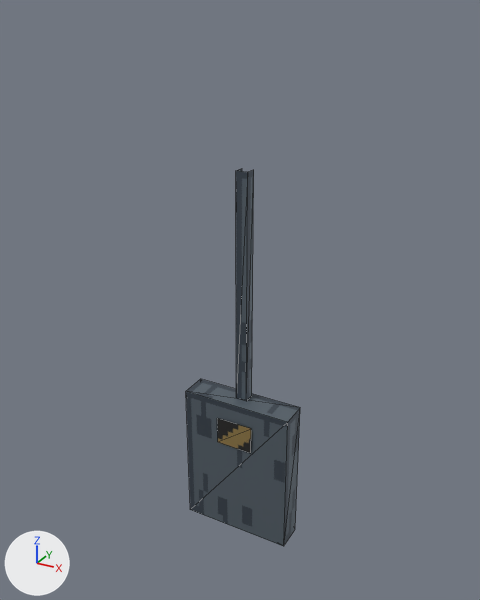
The glTF model game/assets/models/electrical_panel.glb: old version first, new version second.
One viewpoint serves both versions: a 50 mm camera at (1.43, -2.7, 3.67) aimed at (-0.02, -0.07, 2.36). Lighting does not change. The marker at lower left points along +X, +Y and +Z. The picture after the commit comes second. Mesh edges are drawn as thin lines. Where no turn or scale is listed for an object, it has been applied to the vertices. Vertices at exactly the same position are counted once.

Objects in the first picture: 'electrical_panel mesh'.
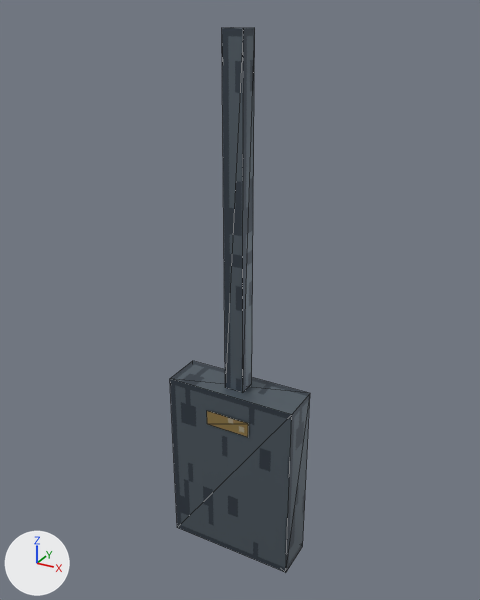
What differs and where, as boxes [x1, y1, x2, y2] in the pictures (480 x 600 px; the box of a moved part takes in the faces that stretch with it):
```json
{"object": "electrical_panel mesh", "change": "recoloured, reshaped", "before": [186, 169, 300, 546], "after": [170, 27, 310, 572], "on screen": "23% wider, 44% taller"}
{"part": 1, "of": "me_electrical_panel", "change": "moved or reshaped", "before": [186, 379, 300, 546], "after": [170, 361, 310, 572]}
{"part": 2, "of": "me_electrical_panel", "change": "moved or reshaped", "before": [236, 169, 254, 401], "after": [222, 27, 255, 393]}
{"part": 3, "of": "me_electrical_panel", "change": "moved or reshaped", "before": [217, 418, 251, 453], "after": [207, 411, 248, 437]}
{"part": 4, "of": "me_electrical_panel", "change": "recoloured", "before": [217, 418, 251, 453], "after": [207, 411, 248, 437]}
```

Edits to the scene script, one JSON object a line:
```json
{"op": "add", "block": "img_marking", "code": ["img_marking = load_image('marking', '_unpacked/marking', 32, 32, 'sRGB')"]}
{"op": "add", "block": "mat_marking", "code": ["mat_marking = principled_material('marking')", "mat_marking.texture = img_marking", "mat_marking.roughness = 0.6"]}
{"block": "me_electrical_panel", "where": "# used by ob_electrical_panel_mesh; location = (0.0, 0.0, 0.0)"}
{"op": "remove", "block": "me_electrical_panel", "code": "me_electrical_panel.from_pydata(...)  # 20 vertices, 20 faces; spans x -0.3..0.3, y -0.16..0.0, z 1.0..3.0"}
{"op": "add", "block": "me_electrical_panel", "code": "me_electrical_panel.from_pydata(...)  # 20 vertices, 20 faces; spans x -0.35..0.35, y -0.23..0.0, z 0.9..3.6"}
{"block": "me_electrical_panel", "change": "me_electrical_panel part 1: the loose piece of 8 vertices spanning x -0.3..0.3, y -0.15..0.0, z 1.0..1.8 is scaled about its middle by (1.17, 1.47, 1.25), then moved by (0.0, -0.03, 0.0)"}
{"block": "me_electrical_panel", "change": "me_electrical_panel part 2: the loose piece of 8 vertices spanning x -0.03..0.03, y -0.08..-0.02, z 1.8..3.0 is scaled about its middle by (1.67, 1.67, 1.42), then moved by (0.0, -0.06, 0.35)"}
{"block": "me_electrical_panel", "change": "me_electrical_panel part 3"}
{"op": "set", "path": "me_electrical_panel.vertices[16].co", "old": "(-0.1, -0.16, 1.55)", "new": "(-0.12, -0.23, 1.7)", "note": "pixel (217, 441) -> pixel (207, 423)"}
{"op": "set", "path": "me_electrical_panel.vertices[17].co", "old": "(0.1, -0.16, 1.55)", "new": "(0.12, -0.23, 1.7)", "note": "pixel (250, 453) -> pixel (248, 437)"}
{"op": "set", "path": "me_electrical_panel.vertices[18].co", "old": "(0.1, -0.16, 1.7)", "new": "(0.12, -0.23, 1.78)", "note": "pixel (251, 428) -> pixel (248, 423)"}
{"op": "set", "path": "me_electrical_panel.vertices[19].co", "old": "(-0.1, -0.16, 1.7)", "new": "(-0.12, -0.23, 1.78)", "note": "pixel (217, 418) -> pixel (206, 410)"}
{"block": "me_electrical_panel", "change": "me_electrical_panel part 4: all 2 faces that had it switch from mat_hazard (picture img_hazard) to mat_marking (picture img_marking)"}
```
